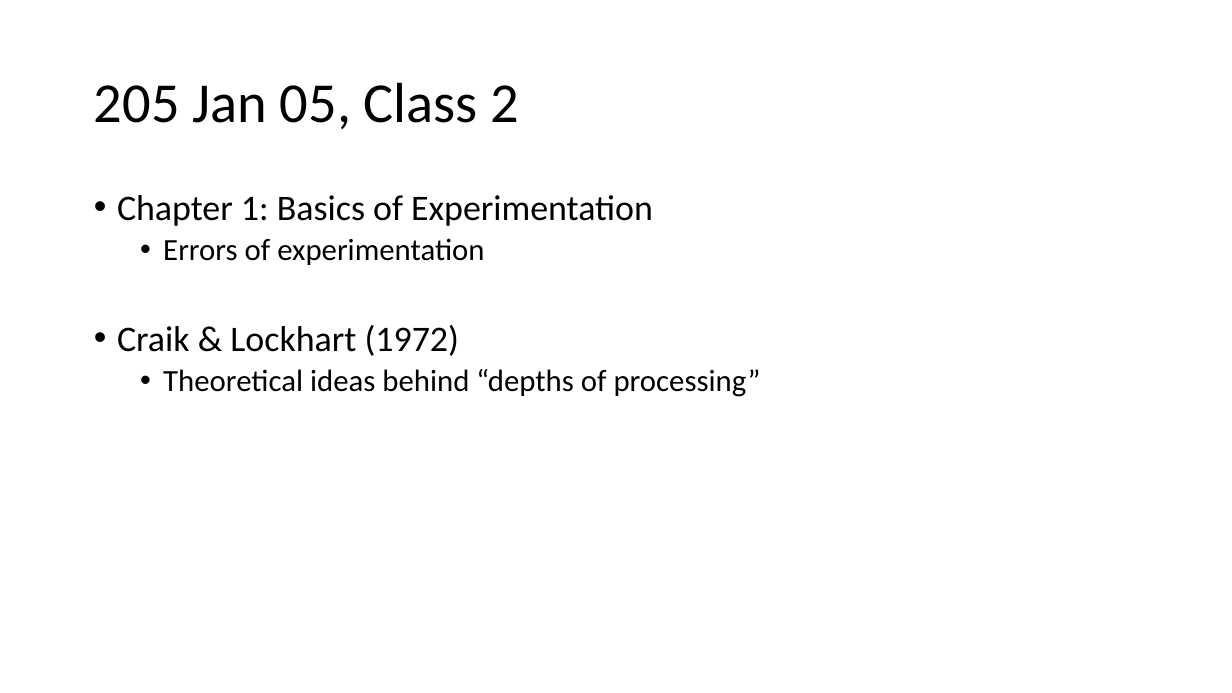
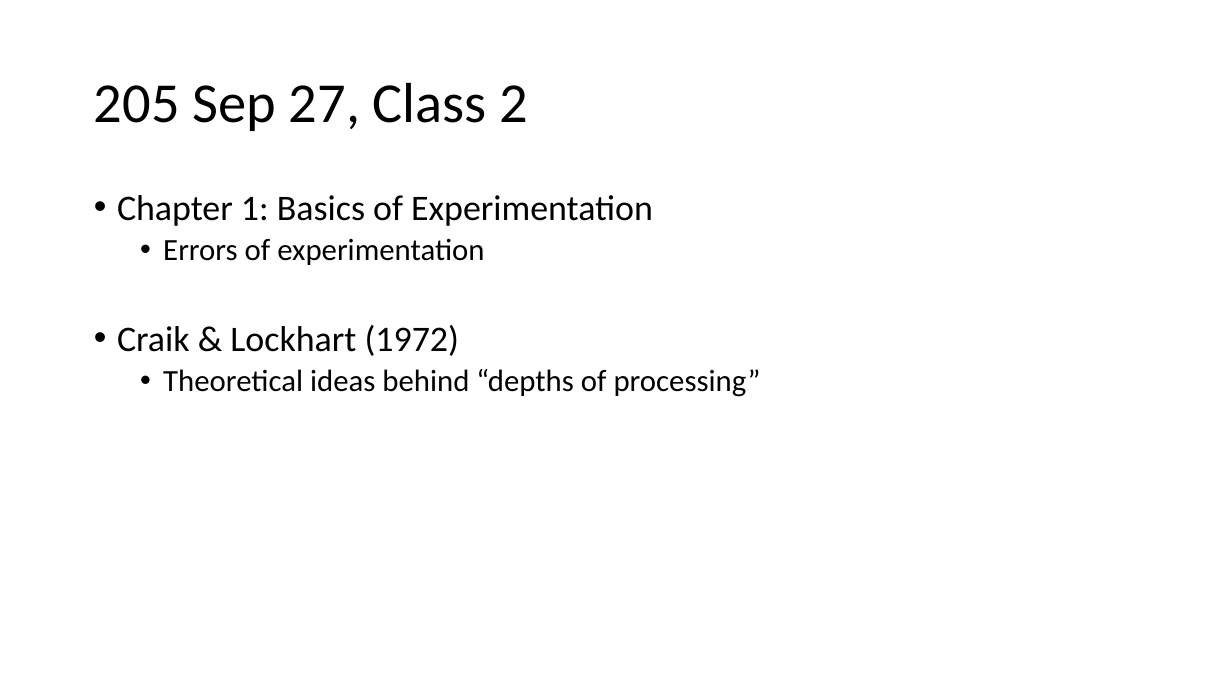
Before and after one commit to preber/Research-Methods, a slide deck: slide 4 of Class Slides 2024/Class 2.pptx (slide 1 before the commit). Drawn at 1232x693 pixels with LibreOffice and Linux fonts; fonts in the diff are those of the drawing. Boxes give left, top, right and bottom in pixels: in the first picture for what was removed or moved away, otherwise in the second. Text is boxed around its words. In the diff, an @@ line names an element or a change of style, - is before the commit and + after.

```diff
--- a/Class Slides 2024/Class 2.pptx
+++ b/Class Slides 2024/Class 2.pptx
@@ title at box(94, 82, 529, 131): text changed @@
-205 Jan 05, Class 2
+205 Sep 27, Class 2
```
Also in this commit, not shown: 3 slides added, 37 other files.
